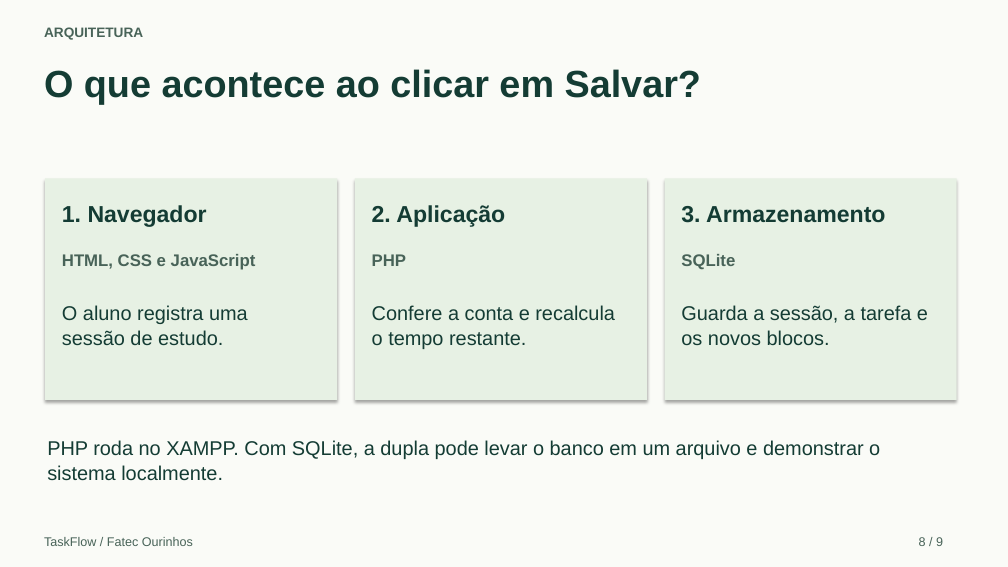
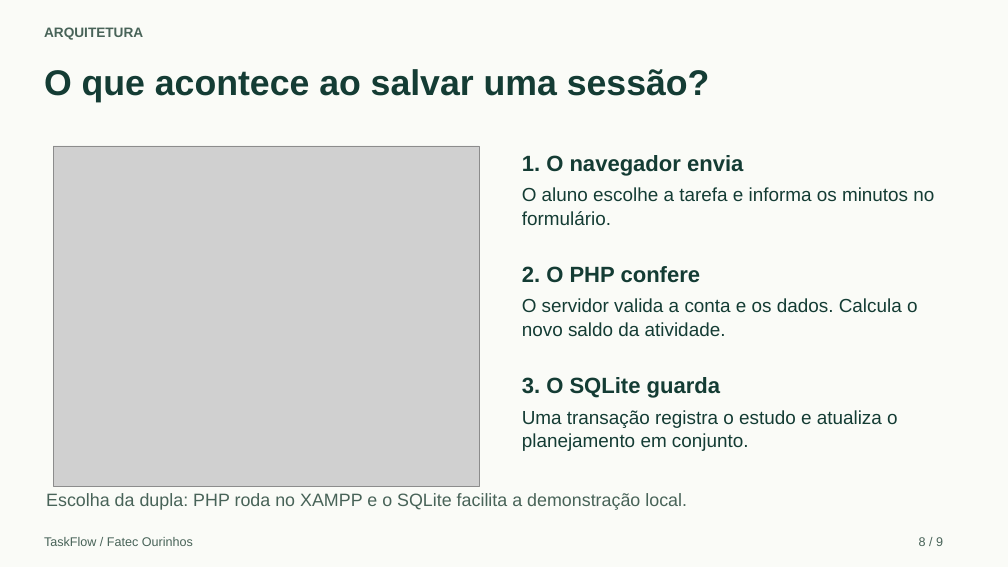
Before and after one commit to Guilherme2846/TaskFlow, a slide deck: slide 8 of docs/TaskFlow_Apresentacao.pptx. Drawn at 1008x567 pixels with LibreOffice and Linux fonts; fonts in the diff are those of the drawing; grey boxes stand for pictures. Boxes give left, top, right and bottom in pixels: in the first picture for what was removed or moved away, otherwise in the second. Text is boxed around its words. In the diff, an @@ line names an element or a change of style, - is before the commit and + after.

Commit message:
Explica as duas IAs e ilustra a arquitetura com o registro de estudo

```diff
--- a/docs/TaskFlow_Apresentacao.pptx
+++ b/docs/TaskFlow_Apresentacao.pptx
@@ text at bbox=[44, 69, 710, 102]: text changed; size 36 to 34 pt @@
-O que acontece ao clicar em Salvar?
+O que acontece ao salvar uma sessão?
@@ picture added at bbox=[53, 146, 479, 486] @@
@@ rectangle removed at bbox=[45, 178, 337, 400] @@
@@ rectangle removed at bbox=[355, 178, 647, 400] @@
@@ text at bbox=[522, 155, 743, 176]: text changed; size 22 to 21 pt @@
-1. Navegador
+1. O navegador envia
@@ rectangle removed at bbox=[665, 178, 957, 400] @@
@@ text removed at bbox=[372, 205, 505, 227] @@
-2. Aplicação
@@ text at bbox=[522, 187, 934, 201]: text changed; size 16 to 18 pt; text colour #486358 to #143C34; bold off @@
-HTML, CSS e JavaScript
+O aluno escolhe a tarefa e informa os minutos no
@@ text removed at bbox=[681, 206, 885, 223] @@
-3. Armazenamento
@@ text added at bbox=[522, 211, 611, 225], 18 pt, text #143C34 @@
+formulário.
@@ text removed at bbox=[372, 254, 406, 266] @@
-PHP
@@ text added at bbox=[522, 266, 701, 283], 21 pt, text #143C34, bold @@
+2. O PHP confere
@@ text removed at bbox=[681, 254, 735, 270] @@
-SQLite
@@ text added at bbox=[522, 298, 918, 312], 18 pt, text #143C34 @@
+O servidor valida a conta e os dados. Calcula o
@@ text removed at bbox=[62, 305, 248, 324] @@
-O aluno registra uma
@@ text added at bbox=[522, 322, 726, 336], 18 pt, text #143C34 @@
+novo saldo da atividade.
@@ text removed at bbox=[681, 305, 928, 323] @@
-Guarda a sessão, a tarefa e
@@ text removed at bbox=[62, 330, 223, 345] @@
-sessão de estudo.
@@ text removed at bbox=[372, 332, 526, 349] @@
-o tempo restante.
@@ text removed at bbox=[681, 330, 830, 345] @@
-os novos blocos.
@@ text added at bbox=[522, 377, 720, 398], 21 pt, text #143C34, bold @@
+3. O SQLite guarda
@@ text at bbox=[522, 410, 898, 428]: text changed; size 19 to 18 pt @@
-Confere a conta e recalcula
+Uma transação registra o estudo e atualiza o
@@ text added at bbox=[522, 433, 749, 451], 18 pt, text #143C34 @@
+planejamento em conjunto.
@@ text removed at bbox=[47, 465, 223, 481] @@
-sistema localmente.
@@ text at bbox=[46, 493, 687, 510]: text changed; size 19 to 17 pt; text colour #143C34 to #486358 @@
-PHP roda no XAMPP. Com SQLite, a dupla pode levar o banco em um arquivo e demonstrar o
+Escolha da dupla: PHP roda no XAMPP e o SQLite facilita a demonstração local.
```
Also in this commit, not shown: 1 other slide changed, 1 other file.
